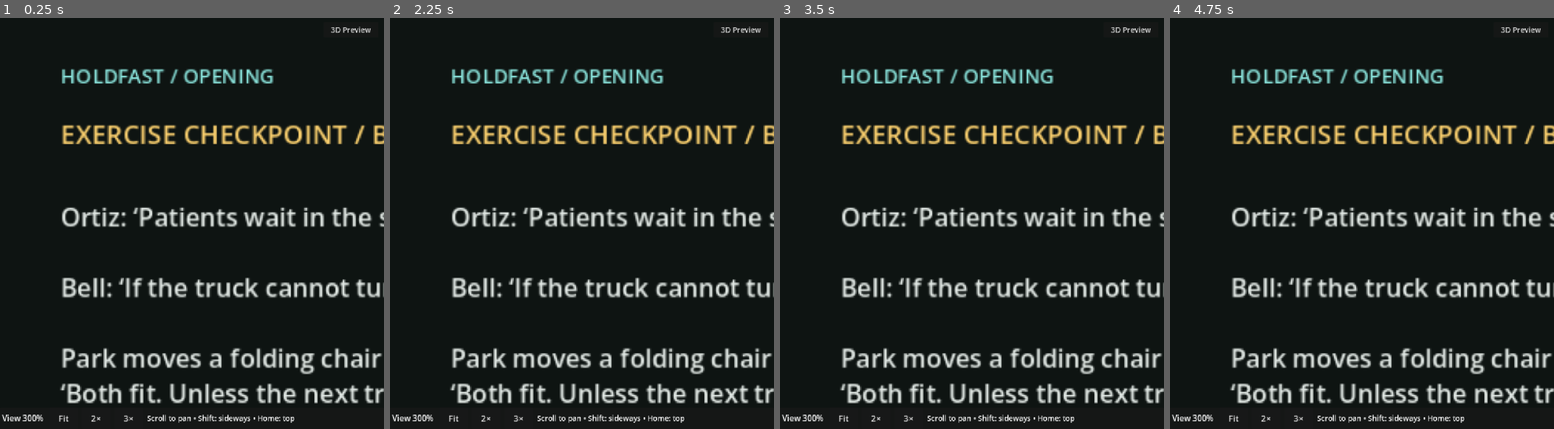
Above: before the commit, frames 1-4 (left to right).
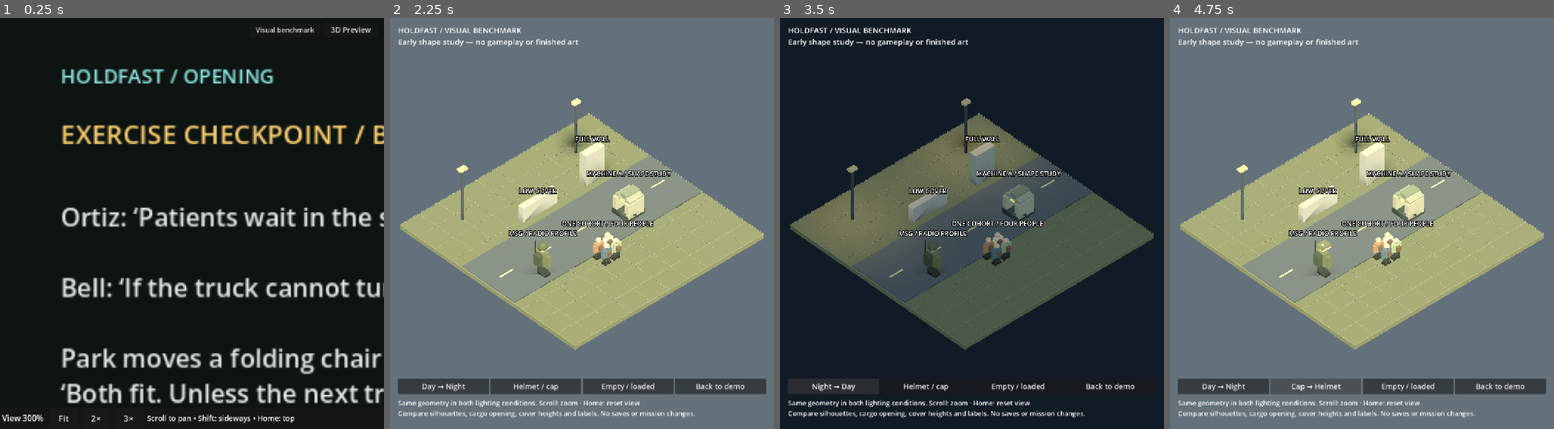
Above: after the commit, the same moments.

Repository: sgoold-shannon/HOLDFAST
Game: Godot game, scene res://farm_final.tscn
Same seed, same stepped clock (60 frames per second), same inputs: the game is played once before the commit and once after it.
Inputs (mouse positions are in pixels of both pictures, inside the frame that each line leads up to):
- Up to frame 1 (0.25 s): no input
- Up to frame 2 (2.25 s): click "3D Preview" at 0.5 s; click "Back to demo" at 1.25 s; click (674, 30) at 2 s, where only the run after the commit has a clickable "Visual benchmark"
- Up to frame 3 (3.5 s): click (833, 387) at 2.75 s, where only the run after the commit has a clickable "Day → Night"
- Up to frame 4 (4.75 s): click (1223, 387) at 3.5 s, where only the run after the commit has a clickable "Night → Day"; click (1315, 387) at 4.25 s, where only the run after the commit has a clickable "Helmet / cap"

The runs differ from the first frame. In frame 1, 0.1% of the frame differs, in the area x 66-82%, y 2-4%; in frame 2, 99%; in frame 3, 38%; in frame 4, 99%, in the area x 0-100%, y 0-100%.

Commit message:
Add isolated day-night visual blockout and scenario headgear controls

Diff:
--- /dev/null
+++ b/holdfast/presentation3d/visual_benchmark.gd
@@ -0,0 +1,211 @@
+extends Node3D
+## Design blockout only. No encounter controller, commands, saves or collision rules.
+var camera: Camera3D
+var environment: Environment
+var sun: DirectionalLight3D
+var lamps: Array[OmniLight3D] = []
+var night := false
+var helmet: Node3D
+var cap: Node3D
+var cargo: Node3D
+var machine_lamp: MeshInstance3D
+var lamp_material: StandardMaterial3D
+var status: Label
+var readability: Node
+var phase_label: Button
+var headgear_label: Button
+var cargo_label: Button
+
+func mat(color: String) -> StandardMaterial3D:
+	var m := StandardMaterial3D.new()
+	m.albedo_color = Color(color)
+	m.roughness = 0.85
+	return m
+func shape(parent: Node3D, mesh: Mesh, at: Vector3, color: String) -> MeshInstance3D:
+	var node := MeshInstance3D.new()
+	node.mesh = mesh
+	node.position = at
+	node.material_override = mat(color)
+	parent.add_child(node)
+	return node
+func box(parent: Node3D, at: Vector3, size: Vector3, color: String) -> MeshInstance3D:
+	var m := BoxMesh.new()
+	m.size = size
+	return shape(parent,m,at,color)
+func sphere(parent: Node3D, at: Vector3, radius: float, color: String) -> MeshInstance3D:
+	var m := SphereMesh.new()
+	m.radius = radius
+	m.height = radius*2
+	return shape(parent,m,at,color)
+func label(text: String, at: Vector3) -> void:
+	var l := Label3D.new()
+	l.text = text
+	l.position = at
+	l.font_size = 28
+	l.pixel_size = 0.009
+	l.billboard = BaseMaterial3D.BILLBOARD_ENABLED
+	l.no_depth_test = true
+	add_child(l)
+func person(at: Vector3, color: String, scale_value: float = 1.0) -> Node3D:
+	var root := Node3D.new()
+	root.position = at
+	root.scale = Vector3.ONE*scale_value
+	add_child(root)
+	for x in [-0.13,0.13]:
+		box(root,Vector3(x,0.30,0),Vector3(0.18,0.60,0.2),"39423b")
+		box(root,Vector3(x,0.05,-0.06),Vector3(0.2,0.13,0.32),"33332c")
+	box(root,Vector3(0,0.89,0),Vector3(0.48,0.60,0.28),color)
+	for x in [-0.32,0.32]: box(root,Vector3(x,0.83,0),Vector3(0.14,0.55,0.17),color)
+	sphere(root,Vector3(0,1.37,0),0.17,"bba18a")
+	return root
+func _ready() -> void:
+	readability = get_node_or_null("/root/Readability")
+	if readability:
+		readability.set_process(false)
+		readability.set_process_input(false)
+		for child in readability.get_children():
+			if child is CanvasLayer: child.visible = false
+	environment = Environment.new()
+	environment.background_mode = Environment.BG_COLOR
+	environment.ambient_light_source = Environment.AMBIENT_SOURCE_COLOR
+	var world := WorldEnvironment.new()
+	world.environment = environment
+	add_child(world)
+	sun = DirectionalLight3D.new()
+	sun.rotation_degrees = Vector3(-50,-35,0)
+	sun.shadow_enabled = true
+	add_child(sun)
+	camera = Camera3D.new()
+	camera.projection = Camera3D.PROJECTION_ORTHOGONAL
+	camera.position = Vector3(-12,15,13)
+	add_child(camera)
+	camera.look_at(Vector3(0,0.3,0))
+	camera.size = 16
+	camera.current = true
+	box(self,Vector3(0,-0.12,0),Vector3(10,0.2,10),"666c52")
+	box(self,Vector3(0,0,0),Vector3(9.9,0.06,3.0),"535b5c")
+	for x in range(-4,5,2): box(self,Vector3(x,0.04,0),Vector3(0.7,0.015,0.07),"b8af88")
+	# One-unit footprint marks establish relative scale, not a new tactical map.
+	for x in range(-5,6): box(self,Vector3(x,0.005,0),Vector3(0.012,0.012,10),"7c806c")
+	for z in range(-5,6): box(self,Vector3(0,0.005,z),Vector3(10,0.012,0.012),"7c806c")
+	box(self,Vector3(-0.5,0.35,-2),Vector3(1.8,0.7,0.3),"999b8f")
+	box(self,Vector3(2.4,0.75,-2),Vector3(1,1.5,0.35),"999b8f")
+	label("LOW COVER",Vector3(-0.5,1,-2))
+	label("FULL WALL",Vector3(2.4,2,-2))
+	var soldier := person(Vector3(-3,0,1),"646a4d")
+	soldier.rotation.y = -PI/2
+	box(soldier,Vector3(0,0.92,0.25),Vector3(0.32,0.5,0.23),"444d3c")
+	box(soldier,Vector3(-0.15,1.45,0.25),Vector3(0.025,0.7,0.025),"292f29")
+	helmet = sphere(soldier,Vector3(0,1.46,0),0.20,"555e45")
+	cap = box(soldier,Vector3(0,1.48,-0.04),Vector3(0.36,0.10,0.46),"6b7052")
+	cap.hide()
+	label("MSG / RADIO PROFILE",Vector3(-3,2.1,1))
+	for i in range(4):
+		var civilian := person(Vector3(-0.7+(i%2)*0.48,0,1.7+(i/2)*0.48),["98785c","c2b89b","596a70","8d9778"][i],0.65)
+		box(civilian,Vector3(0,0.88,0.23),Vector3(0.26,0.35,0.17),"655846")
+	label("ONE COHORT / FOUR PEOPLE",Vector3(-0.5,1.8,2))
+	build_machine(Vector3(2,0,0.5))
+	label("MACHINE A / SHAPE STUDY",Vector3(2,2,0.5))
+	for x in [-3,3]:
+		box(self,Vector3(x,1.3,-3.6),Vector3(0.08,2.6,0.08),"434b4d")
+		box(self,Vector3(x,2.55,-3.6),Vector3(0.35,0.12,0.22),"b8a57c")
+		var light := OmniLight3D.new()
+		light.position = Vector3(x,2.5,-3.6)
+		light.light_color = Color("ffcf91")
+		light.omni_range = 5.5
+		add_child(light)
+		lamps.append(light)
+	build_hud()
+	apply_light()
+func build_machine(at: Vector3) -> void:
+	var machine := Node3D.new()
+	machine.position = at
+	machine.rotation.y = PI/2
+	add_child(machine)
+	box(machine,Vector3(0,0.15,0),Vector3(0.9,0.25,0.9),"3e4842")
+	# Layered arch leaves the front cargo opening unobstructed.
+	for x in [-0.34,0.34]:
+		box(machine,Vector3(x,0.50,0),Vector3(0.22,0.7,0.84),"9a9983")
+		var shoulder := box(machine,Vector3(x*0.75,0.88,0.05),Vector3(0.27,0.25,0.74),"8b907a")
+		shoulder.rotation.z = -sign(x)*0.45
+	box(machine,Vector3(0,1.0,0.07),Vector3(0.42,0.2,0.7),"747e69")
+	box(machine,Vector3(0,0.60,0.37),Vector3(0.68,0.65,0.12),"898c7b")
+	box(machine,Vector3(-0.23,0.35,-0.37),Vector3(0.13,0.1,0.25),"535d50")
+	cargo = box(machine,Vector3(0,0.40,-0.10),Vector3(0.38,0.25,0.4),"737868")
+	cargo.hide()
+	machine_lamp = box(machine,Vector3(0,0.83,-0.34),Vector3(0.24,0.06,0.035),"e6bd65")
+	lamp_material = machine_lamp.material_override
+	lamp_material.emission_enabled = true
+	lamp_material.emission = Color("dba04c")
+	lamp_material.emission_energy_multiplier = 0.7
+func build_hud() -> void:
+	var layer := CanvasLayer.new()
+	add_child(layer)
+	var title := Label.new()
+	title.position = Vector2(24,20)
+	title.text = "HOLDFAST / VISUAL BENCHMARK\nEarly shape study — no gameplay or finished art"
+	title.add_theme_font_size_override("font_size",23)
+	layer.add_child(title)
+	var panel := VBoxContainer.new()
+	panel.set_anchors_and_offsets_preset(Control.PRESET_BOTTOM_WIDE)
+	panel.offset_left = 24
+	panel.offset_right = -24
+	panel.offset_top = -150
+	panel.add_theme_constant_override("separation",12)
+	layer.add_child(panel)
+	var row := HBoxContainer.new()
+	panel.add_child(row)
+	for action in ["Day / night","Helmet / cap","Empty / loaded","Back to demo"]:
+		var button := Button.new()
+		button.text = action
+		button.size_flags_horizontal = Control.SIZE_EXPAND_FILL
+		button.add_theme_font_size_override("font_size",22)
+		button.custom_minimum_size.y = 46
+		row.add_child(button)
+		match action:
+			"Day / night":
+				phase_label = button
+				button.pressed.connect(toggle_light)
+			"Helmet / cap":
+				headgear_label = button
+				button.pressed.connect(toggle_headgear)
+			"Empty / loaded":
+				cargo_label = button
+				button.pressed.connect(toggle_cargo)
+			_: button.pressed.connect(close)
+	status = Label.new()
+	status.add_theme_font_size_override("font_size",20)
+	status.text = "Same geometry in both lighting conditions. Scroll: zoom · Home: reset view\nCompare silhouettes, cargo opening, cover heights and labels. No saves or mission changes."
+	panel.add_child(status)
+func toggle_light() -> void:
+	night = not night
+	apply_light()
+func apply_light() -> void:
+	environment.background_color = Color("111b25") if night else Color("64717b")
+	environment.ambient_light_color = Color("9daebd") if night else Color("d6dcce")
+	environment.ambient_light_energy = 0.45 if night else 0.7
+	sun.light_color = Color("b8cad6") if night else Color("fff0d5")
+	sun.light_energy = 0.3 if night else 1.1
+	for light in lamps: light.light_energy = 1.2 if night else 0.0
+	phase_label.text = "Night → Day" if night else "Day → Night"
+func toggle_headgear() -> void:
+	helmet.visible = not helmet.visible
+	cap.visible = not helmet.visible
+	headgear_label.text = "Helmet → Cap" if helmet.visible else "Cap → Helmet"
+func toggle_cargo() -> void:
+	cargo.visible = not cargo.visible
+	cargo_label.text = "Loaded → Empty" if cargo.visible else "Empty → Loaded"
+func _unhandled_input(event: InputEvent) -> void:
+	if event is InputEventMouseButton and event.pressed:
+		if event.button_index==MOUSE_BUTTON_WHEEL_UP: camera.size = maxf(7,camera.size-0.5)
+		if event.button_index==MOUSE_BUTTON_WHEEL_DOWN: camera.size = minf(20,camera.size+0.5)
+	if event is InputEventKey and event.pressed and event.keycode==KEY_HOME: camera.size = 16
+func close() -> void:
+	if get_tree().current_scene==self: get_tree().change_scene_to_file("res://farm_final.tscn")
+	else: queue_free()
+func _exit_tree() -> void:
+	if is_instance_valid(readability):
+		readability.set_process(true)
+		readability.set_process_input(true)
+		for child in readability.get_children():
+			if child is CanvasLayer: child.visible = true
--- a/holdfast/readability.gd
+++ b/holdfast/readability.gd
@@ -25,6 +25,16 @@
 	preview_button.focus_mode = Control.FOCUS_NONE
 	preview_button.pressed.connect(open_preview)
 	layer.add_child(preview_button)
+	var art_button := Button.new()
+	art_button.text = "Visual benchmark"
+	art_button.set_anchors_and_offsets_preset(Control.PRESET_TOP_RIGHT)
+	art_button.offset_left = -400
+	art_button.offset_right = -190
+	art_button.offset_top = 12
+	art_button.offset_bottom = 58
+	art_button.add_theme_font_size_override("font_size",20)
+	art_button.pressed.connect(open_benchmark)
+	layer.add_child(art_button)
 	var panel := PanelContainer.new()
 	toolbar = panel
 	panel.set_anchors_and_offsets_preset(Control.PRESET_BOTTOM_WIDE)
@@ -101,10 +111,16 @@
 		get_viewport().set_input_as_handled()
 
 func open_preview() -> void:
+	open_visual("res://map_preview_3d.tscn")
+
+func open_benchmark() -> void:
+	open_visual("res://visual_benchmark.tscn")
+
+func open_visual(scene_path: String) -> void:
 	if preview_open: return
 	var board := get_tree().current_scene
 	if not board is Node2D: return
-	var preview = preload("res://map_preview_3d.tscn").instantiate()
+	var preview = load(scene_path).instantiate()
 	var previous_mode := board.process_mode
 	var was_visible: bool = board.visible
 	preview_open = true
--- /dev/null
+++ b/holdfast/tests/test_visual_benchmark.gd
@@ -0,0 +1,33 @@
+extends "res://tests/test_support.gd"
+func run() -> void:
+	var board = new_board("visual-benchmark")
+	current_scene = board
+	var original: Dictionary = board.encounter_snapshot()
+	var launcher = root.get_node("Readability")
+	launcher.open_benchmark()
+	var scene = root.get_child(root.get_child_count()-1)
+	expect(not board.visible and launcher.preview_open,"Benchmark pauses original encounter")
+	var position: Vector3 = scene.camera.position
+	scene.toggle_light()
+	expect(scene.night and scene.camera.position==position,"Night changes lighting without camera movement")
+	scene.toggle_headgear()
+	expect(scene.cap.visible and not scene.helmet.visible,"Scenario headgear swap works")
+	scene.toggle_cargo()
+	expect(scene.cargo.visible,"Cargo can be compared without collection rules")
+	if OS.get_environment("HOLDFAST_CAPTURE_BENCHMARK")=="1":
+		await process_frame
+		await RenderingServer.frame_post_draw
+		root.get_texture().get_image().save_png("/private/tmp/holdfast-benchmark-night.png")
+		scene.toggle_light()
+		await process_frame
+		await RenderingServer.frame_post_draw
+		root.get_texture().get_image().save_png("/private/tmp/holdfast-benchmark-day.png")
+	scene.close()
+	await process_frame
+	await process_frame
+	expect(board.visible and not launcher.preview_open,"Back restores demo")
+	expect(board.encounter_snapshot()==original,"Benchmark never alters encounter state")
+	current_scene = null
+	board.free()
+	print("VISUAL BENCHMARK FAILURES: ",failures)
+	quit(1 if failures else 0)
--- /dev/null
+++ b/holdfast/visual_benchmark.tscn
@@ -0,0 +1,4 @@
+[gd_scene load_steps=2 format=3]
+[ext_resource type="Script" path="res://presentation3d/visual_benchmark.gd" id="1"]
+[node name="VisualBenchmark" type="Node3D"]
+script = ExtResource("1")
Not shown, changed: docs/art-direction/people-design-notes.md
Not shown, changed: docs/presentation-plan.md
